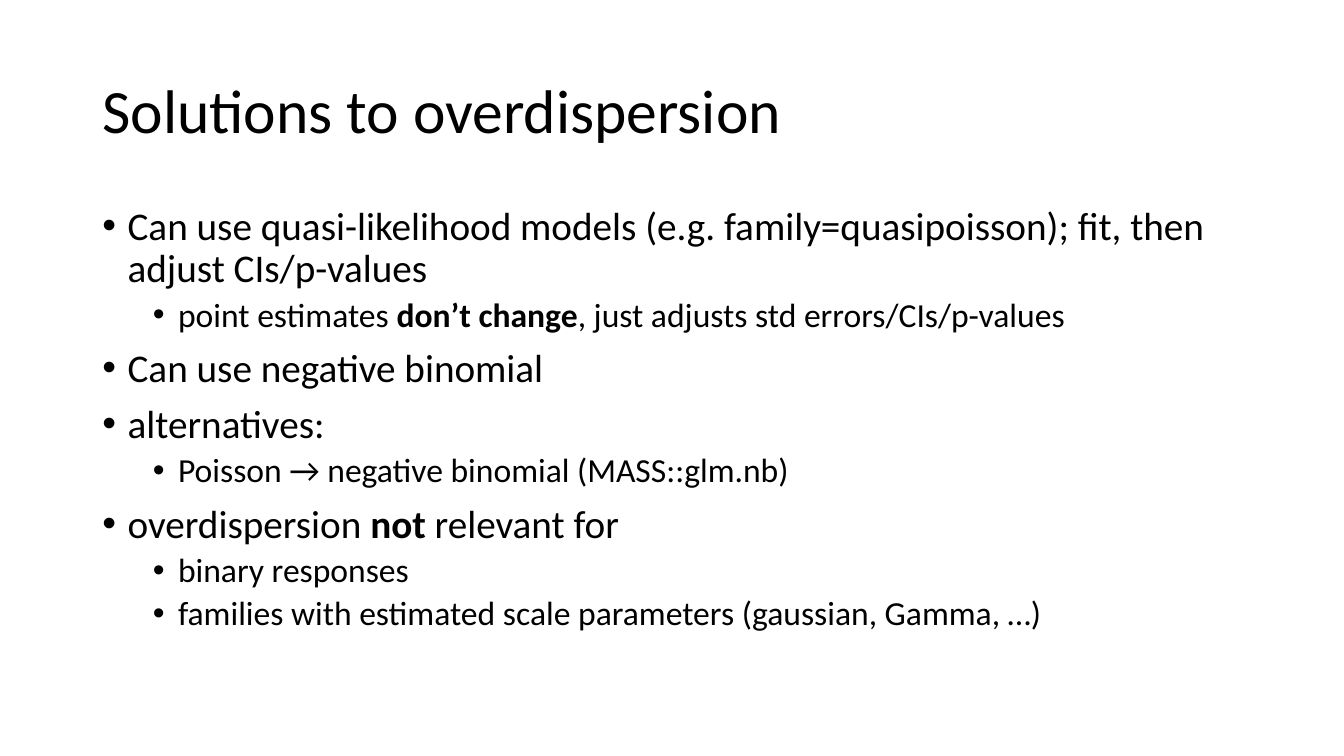
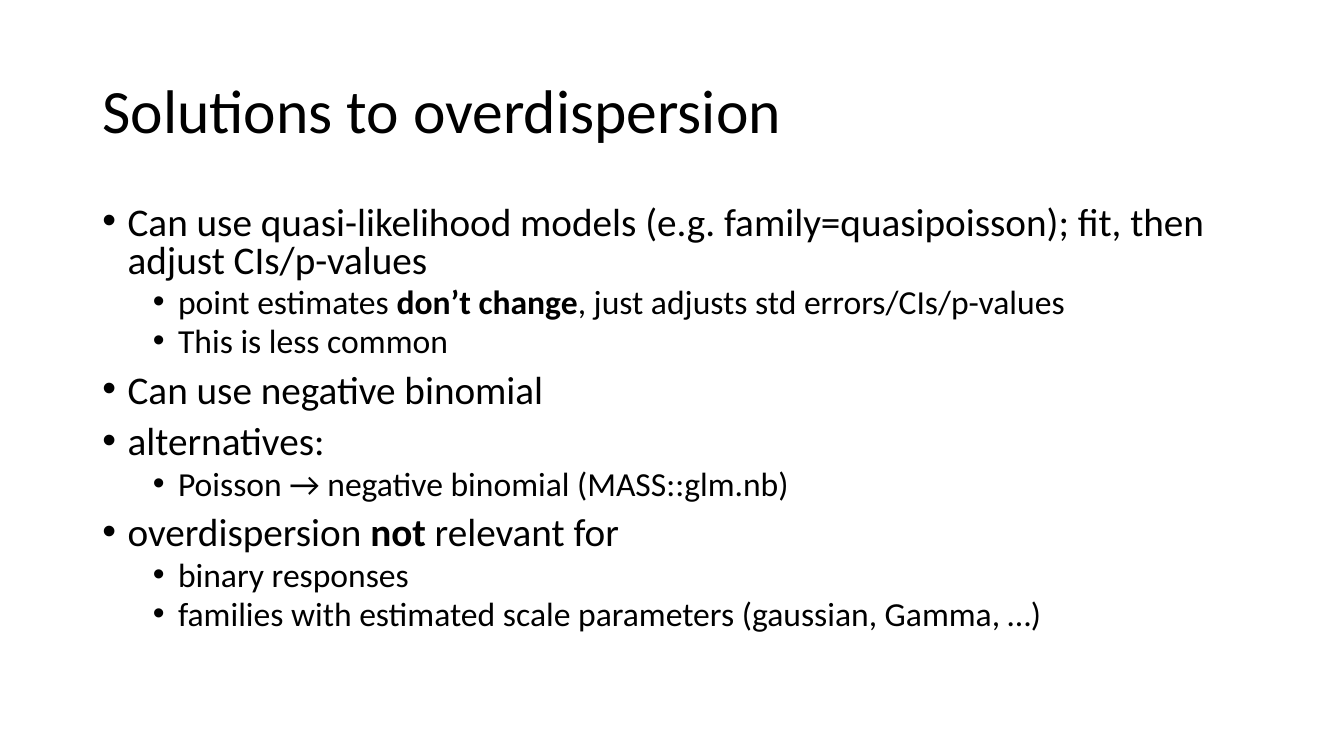
Before and after one commit to VTQuantMethodsEEB/klangwig, a slide deck: slide 39 of lectures/week_10_glms/le10_glms.pptx (slide 38 before the commit). Drawn at 1344x756 pixels with LibreOffice and Linux fonts; fonts in the diff are those of the drawing. Boxes give left, top, right and bottom in pixels: in the first picture for what was removed or moved away, otherwise in the second. Text is boxed around its words. In the diff, an @@ line names an element or a change of style, - is before the commit and + after.

```diff
--- a/lectures/week_10_glms/le10_glms.pptx
+++ b/lectures/week_10_glms/le10_glms.pptx
@@ text at [128,207,1204,632]: line spacing 0.9 to 0.8 @@
@@ text at [178,329,448,354]: paragraph added @@
+  • This is less common
```
Also in this commit, not shown: 5 other slides changed, 3 slides added, 2 other files.
